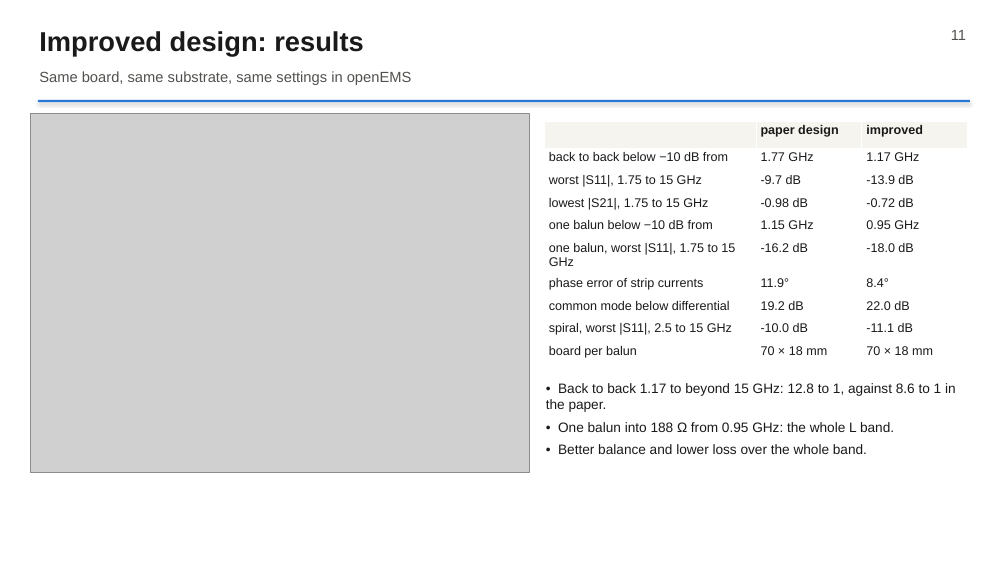
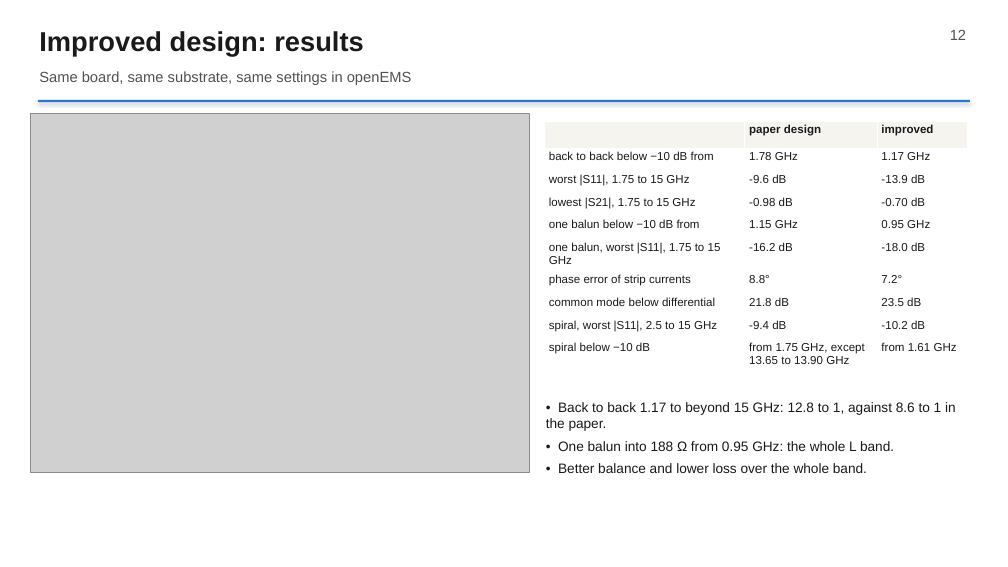
Before and after one commit to RushilJ2603/wideband-balun, a slide deck: slide 12 of slides/Wideband_Balun.pptx (slide 11 before the commit). Drawn at 1008x567 pixels with LibreOffice and Linux fonts; fonts in the diff are those of the drawing; grey boxes stand for pictures. Boxes give left, top, right and bottom in pixels: in the first picture for what was removed or moved away, otherwise in the second. Text is boxed around its words. In the diff, an @@ line names an element or a change of style, - is before the commit and + after.

Commit message:
Report, slides and README with the full antenna model and the 18 mm board

```diff
--- a/slides/Wideband_Balun.pptx
+++ b/slides/Wideband_Balun.pptx
@@ text at bbox=[950, 30, 966, 40]: text changed @@
-11
+12
@@ table at bbox=[544, 121, 968, 368] @@
-row 2, column 2: 1.77 GHz
+row 2, column 2: 1.78 GHz
-row 3, column 2: -9.7 dB
+row 3, column 2: -9.6 dB
-row 4, column 3: -0.72 dB
+row 4, column 3: -0.70 dB
-row 7, column 2: 11.9°
+row 7, column 2: 8.8°
-row 7, column 3: 8.4°
+row 7, column 3: 7.2°
-row 8, column 2: 19.2 dB
+row 8, column 2: 21.8 dB
-row 8, column 3: 22.0 dB
+row 8, column 3: 23.5 dB
-row 9, column 2: -10.0 dB
+row 9, column 2: -9.4 dB
-row 9, column 3: -11.1 dB
+row 9, column 3: -10.2 dB
-row 10: board per balun | 70 × 18 mm | 70 × 18 mm
+row 10: spiral below −10 dB | from 1.75 GHz, except 13.65 to 13.90 GHz | from 1.61 GHz
@@ size 12 to 11 pt in "paper design", "improved", "back to back below −10 dB from", "1.17 GHz" and 13 more places @@
@@ text "• Back to back 1.17 ...": place and size @@
-text "• Back to back 1.17 ..." at bbox=[546, 383, 956, 454]
+text "• Back to back 1.17 ..." at bbox=[546, 402, 956, 473]
```
Also in this commit, not shown: 9 other slides changed, 1 slide added, 7 other files.
